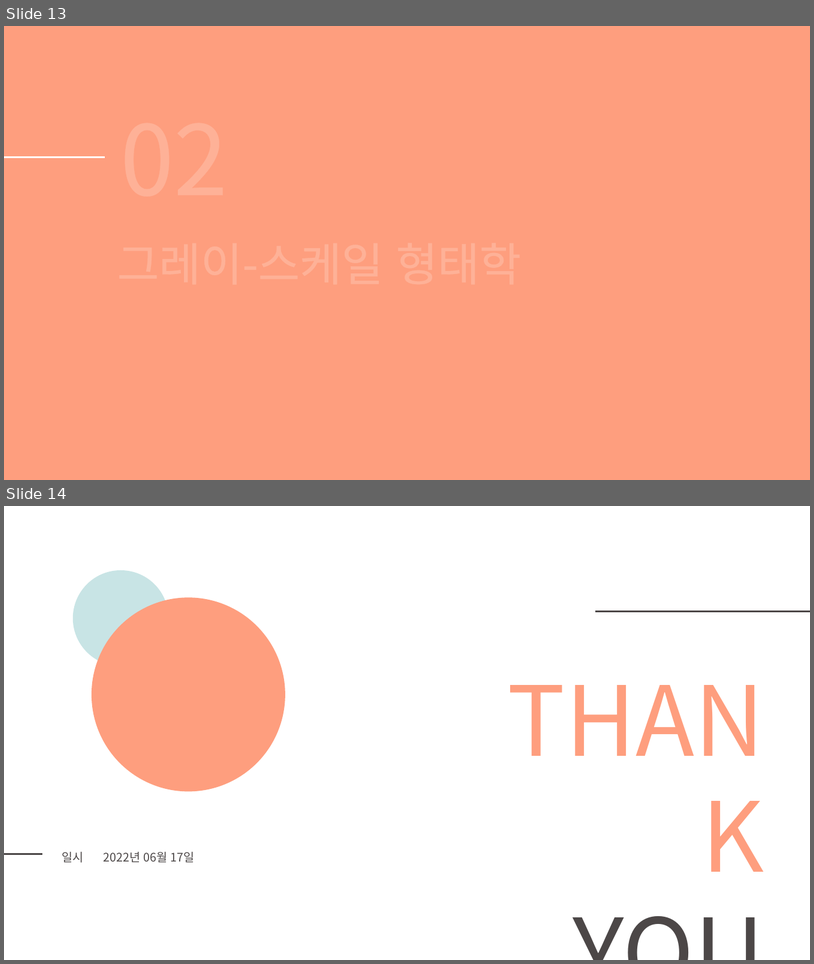
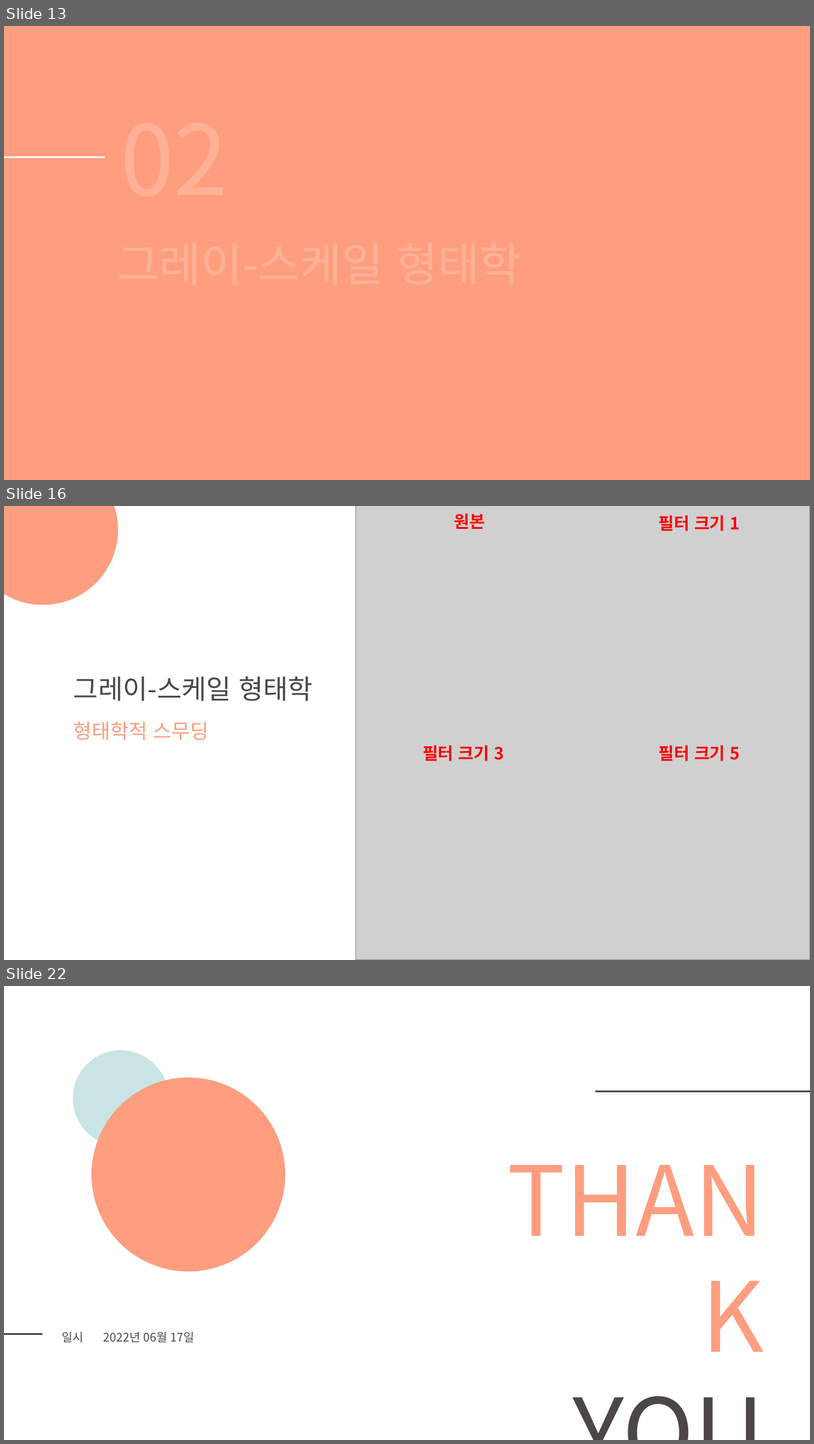
Before and after one commit to DaeSeokSong/summarize-study, a slide deck: 디지털 영상처리 제3판/PPT/14주차 세미나_디지털 영상처리.pptx. Shown one above the other, each under a label of ours: slides 13 and 14 before the commit, slides 13, 16 and 22 after it; the slides between them are not shown. The pictures are 814x964 and 814x1444 pixels, drawn with LibreOffice and Linux fonts; fonts in the diff are those of the drawing; grey boxes stand for pictures. Boxes give left, top, right and bottom in pixels: in the first picture for what was removed or moved away, otherwise in the second. Text is boxed around its words. In the diff, an @@ line names an element or a change of style, - is before the commit and + after.

```diff
--- a/디지털 영상처리 제3판/PPT/14주차 세미나_디지털 영상처리.pptx
+++ b/디지털 영상처리 제3판/PPT/14주차 세미나_디지털 영상처리.pptx
@@ slide 16 added at (x1=4, y1=506, x2=810, y2=960), background #FFFFFF @@
@@ ellipse added at (x1=4, y1=506, x2=119, y2=605), fill #FE9E7E @@
@@ picture added at (x1=356, y1=506, x2=810, y2=960) @@
@@ text added at (x1=454, y1=513, x2=485, y2=529), 20 pt, text #FF0000, bold @@
+원본
@@ text added at (x1=659, y1=515, x2=741, y2=531), 20 pt, text #FF0000, bold @@
+필터 크기 1
@@ text added at (x1=74, y1=676, x2=313, y2=701), 32 pt, text #4C4747 @@
+그레이-스케일 형태학
@@ text added at (x1=74, y1=721, x2=209, y2=740), 24 pt, text #FE9E7E @@
+형태학적 스무딩
@@ text added at (x1=423, y1=745, x2=504, y2=761), 20 pt, text #FF0000, bold @@
+필터 크기 3
@@ text added at (x1=659, y1=745, x2=741, y2=761), 20 pt, text #FF0000, bold @@
+필터 크기 5
@@ ellipse added at (x1=717, y1=853, x2=810, y2=960), fill #C8E4E5 at 60% opacity @@
@@ what was slide 14 is now slide 22 @@
```
Also in this commit, not shown: 1 slide changed, 7 other slides added.
